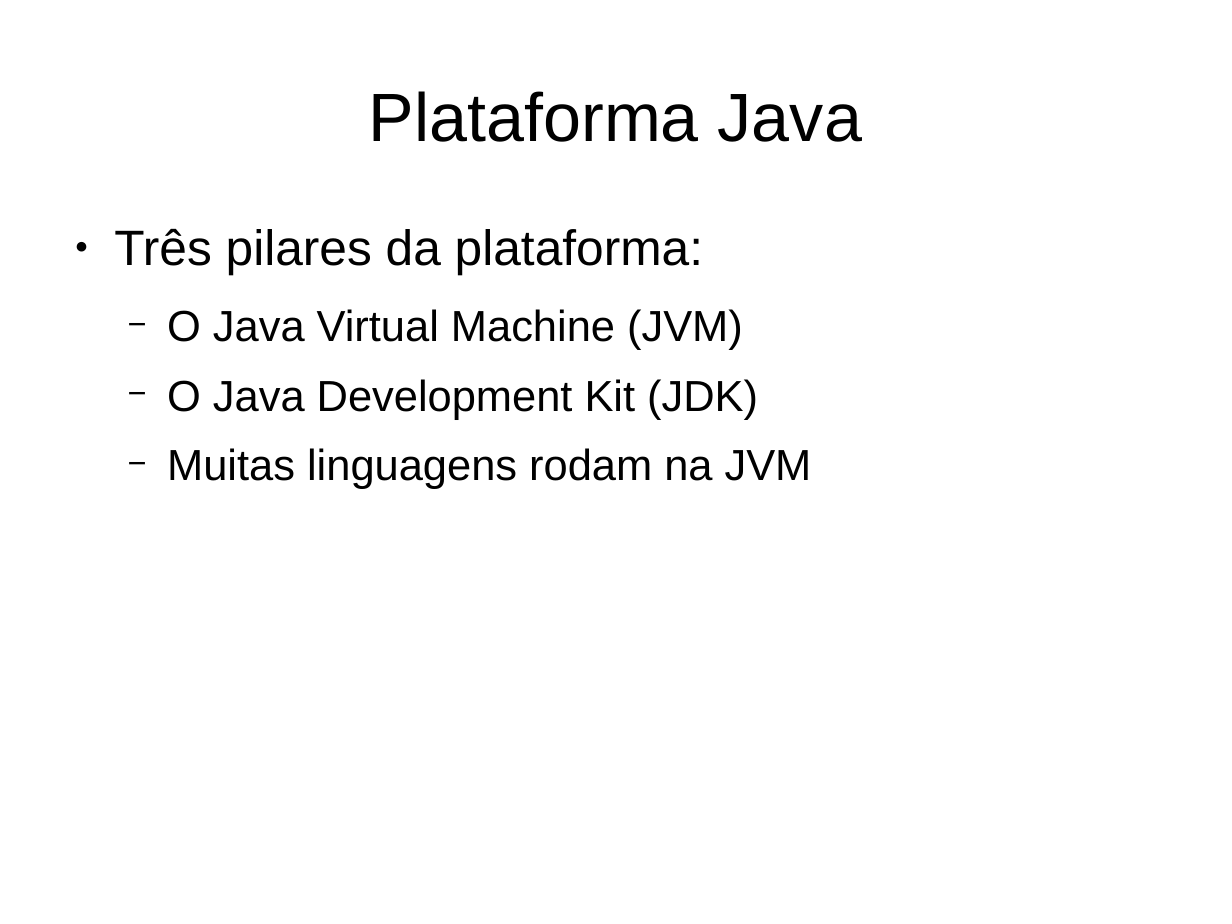
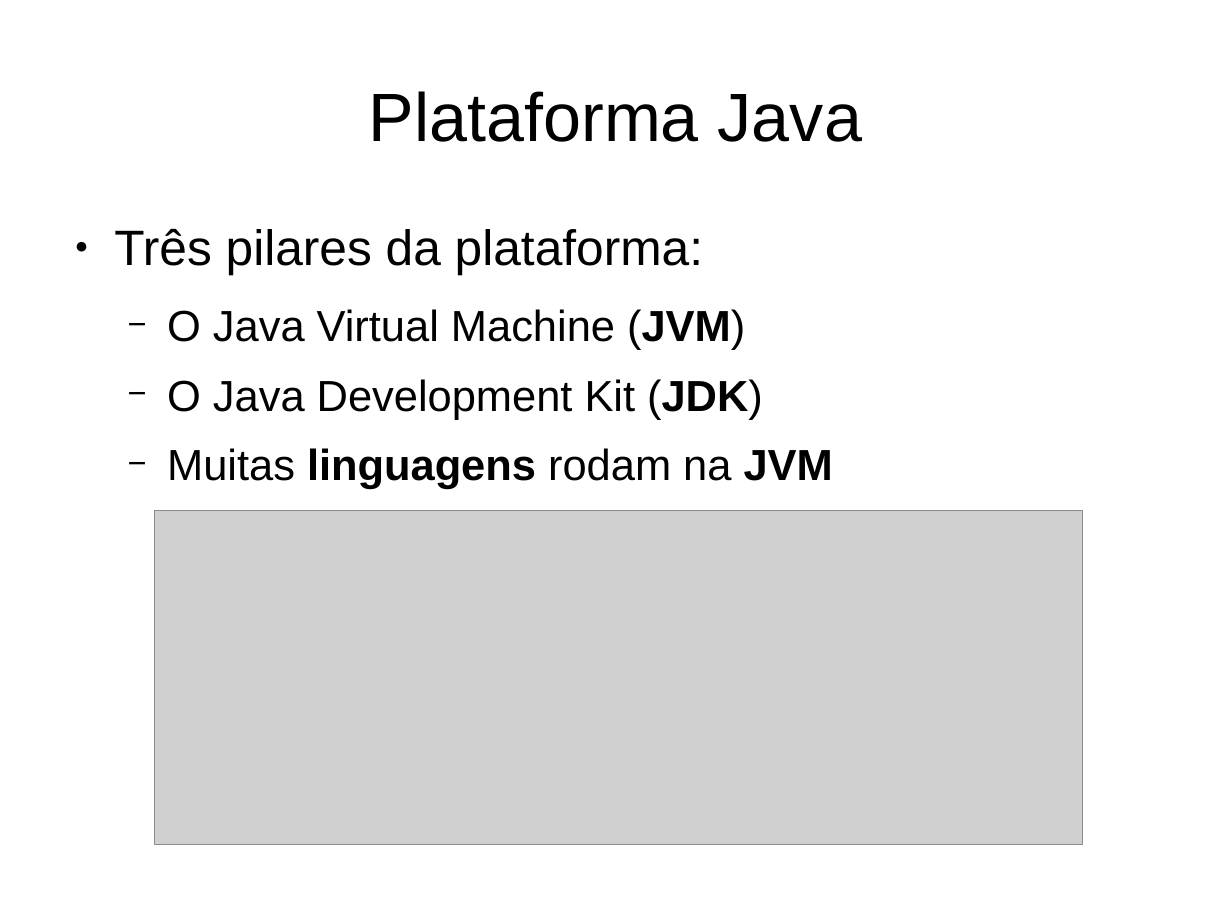
Before and after one commit to gitter-badger/lab-groovy, a slide deck: slide 3 of press/groovy_intro.odp. Drawn at 1232x924 pixels with LibreOffice and Linux fonts; fonts in the diff are those of the drawing; grey boxes stand for pictures. Boxes give left, top, right and bottom in pixels: in the first picture for what was removed or moved away, otherwise in the second. Text is boxed around its words. In the diff, an @@ line names an element or a change of style, - is before the commit and + after.

```diff
--- a/press/groovy_intro.odp
+++ b/press/groovy_intro.odp
@@ text at (167,309,833,490): bold on in "(JVM)", "(JDK)", "linguagens JVM" @@
@@ picture added at (154,511,1083,845) @@
```
Also in this commit, not shown: 9 other slides changed, 23 slides added, 10 slides removed, 1 other file.
